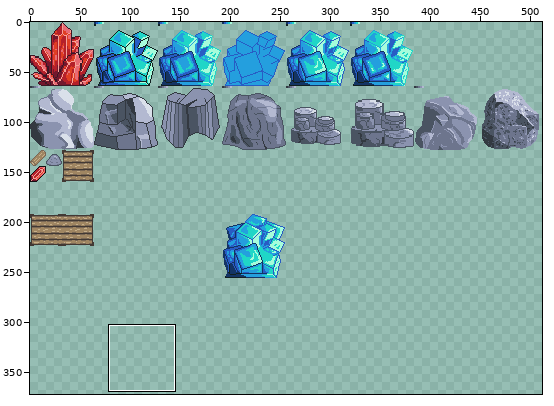
A pixel-art file gets an edit: DrawingBoard.aseprite. The picture above shows the old version from afar; the outline marks the close-up.
Close-up. Before the edit:
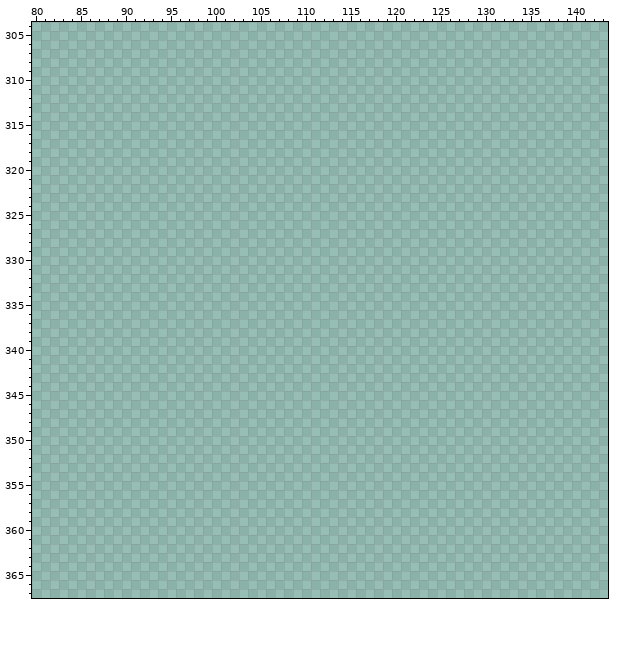
512x512 pixels, 1 frame. Shown: x 80..143, y 304..367. The wide view leaves out empty margins. The commit also changed other parts of the picture, which this record leaves out.
After the commit:
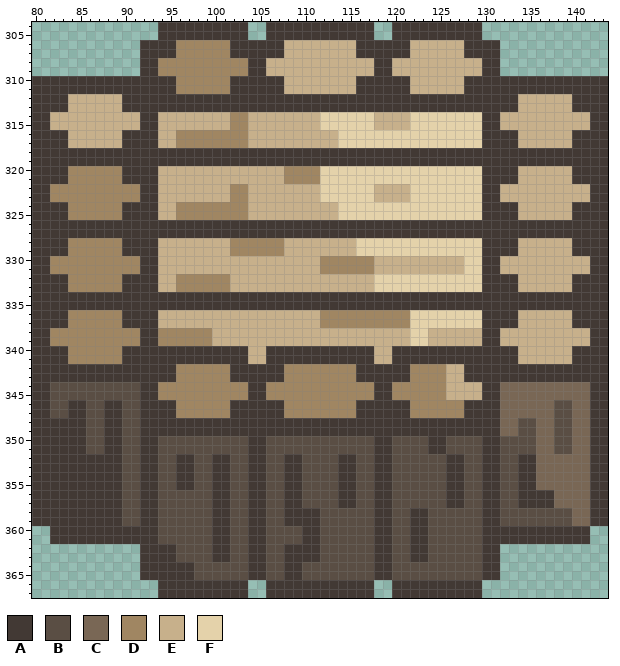
Palette (. is transparent): A #423934  B #5a4e44  C #796755  D #a08662  E #c7b08b  F #e4d2aa
What changed:
Changed rows in their new state; - is an unchanged pixel.
Layer "Layer 1":
first column x 80:
304 --------------AAAAAAAAAA--AAAAAAAAAAAA--AAAAAAAAAA--------------
305 --------------AAAAAAAAAA--AAAAAAAAAAAA--AAAAAAAAAA--------------
306 ------------AAAADDDDDDAAAAAAEEEEEEEEAAAAAAEEEEEEAAAA------------
307 ------------AAAADDDDDDAAAAAAEEEEEEEEAAAAAAEEEEEEAAAA------------
308 ------------AADDDDDDDDDDAAEEEEEEEEEEEEAAEEEEEEEEEEAA------------
309 ------------AADDDDDDDDDDAAEEEEEEEEEEEEAAEEEEEEEEEEAA------------
310 AAAAAAAAAAAAAAAADDDDDDAAAAAAEEEEEEEEAAAAAAEEEEEEAAAAAAAAAAAAAAAA
311 AAAAAAAAAAAAAAAADDDDDDAAAAAAEEEEEEEEAAAAAAEEEEEEAAAAAAAAAAAAAAAA
312 AAAAEEEEEEAAAAAAAAAAAAAAAAAAAAAAAAAAAAAAAAAAAAAAAAAAAAEEEEEEAAAA
313 AAAAEEEEEEAAAAAAAAAAAAAAAAAAAAAAAAAAAAAAAAAAAAAAAAAAAAEEEEEEAAAA
314 AAEEEEEEEEEEAAEEEEEEEEDDEEEEEEEEFFFFFFEEEEFFFFFFFFAAEEEEEEEEEEAA
315 AAEEEEEEEEEEAAEEEEEEEEDDEEEEEEEEFFFFFFEEEEFFFFFFFFAAEEEEEEEEEEAA
316 AAAAEEEEEEAAAAEEDDDDDDDDEEEEEEEEEEFFFFFFFFFFFFFFFFAAAAEEEEEEAAAA
317 AAAAEEEEEEAAAAEEDDDDDDDDEEEEEEEEEEFFFFFFFFFFFFFFFFAAAAEEEEEEAAAA
318 AAAAAAAAAAAAAAAAAAAAAAAAAAAAAAAAAAAAAAAAAAAAAAAAAAAAAAAAAAAAAAAA
319 AAAAAAAAAAAAAAAAAAAAAAAAAAAAAAAAAAAAAAAAAAAAAAAAAAAAAAAAAAAAAAAA
320 AAAADDDDDDAAAAEEEEEEEEEEEEEEDDDDFFFFFFFFFFFFFFFFFFAAAAEEEEEEAAAA
321 AAAADDDDDDAAAAEEEEEEEEEEEEEEDDDDFFFFFFFFFFFFFFFFFFAAAAEEEEEEAAAA
322 AADDDDDDDDDDAAEEEEEEEEDDEEEEEEEEFFFFFFEEEEFFFFFFFFAAEEEEEEEEEEAA
323 AADDDDDDDDDDAAEEEEEEEEDDEEEEEEEEFFFFFFEEEEFFFFFFFFAAEEEEEEEEEEAA
324 AAAADDDDDDAAAAEEDDDDDDDDEEEEEEEEEEFFFFFFFFFFFFFFFFAAAAEEEEEEAAAA
325 AAAADDDDDDAAAAEEDDDDDDDDEEEEEEEEEEFFFFFFFFFFFFFFFFAAAAEEEEEEAAAA
326 AAAAAAAAAAAAAAAAAAAAAAAAAAAAAAAAAAAAAAAAAAAAAAAAAAAAAAAAAAAAAAAA
327 AAAAAAAAAAAAAAAAAAAAAAAAAAAAAAAAAAAAAAAAAAAAAAAAAAAAAAAAAAAAAAAA
328 AAAADDDDDDAAAAEEEEEEEEDDDDDDEEEEEEEEFFFFFFFFFFFFFFAAAAEEEEEEAAAA
329 AAAADDDDDDAAAAEEEEEEEEDDDDDDEEEEEEEEFFFFFFFFFFFFFFAAAAEEEEEEAAAA
330 AADDDDDDDDDDAAEEEEEEEEEEEEEEEEEEDDDDDDEEEEEEEEEEFFAAEEEEEEEEEEAA
331 AADDDDDDDDDDAAEEEEEEEEEEEEEEEEEEDDDDDDEEEEEEEEEEFFAAEEEEEEEEEEAA
332 AAAADDDDDDAAAAEEDDDDDDEEEEEEEEEEEEEEEEFFFFFFFFFFFFAAAAEEEEEEAAAA
333 AAAADDDDDDAAAAEEDDDDDDEEEEEEEEEEEEEEEEFFFFFFFFFFFFAAAAEEEEEEAAAA
334 AAAAAAAAAAAAAAAAAAAAAAAAAAAAAAAAAAAAAAAAAAAAAAAAAAAAAAAAAAAAAAAA
335 AAAAAAAAAAAAAAAAAAAAAAAAAAAAAAAAAAAAAAAAAAAAAAAAAAAAAAAAAAAAAAAA
336 AAAADDDDDDAAAAEEEEEEEEEEEEEEEEEEDDDDDDDDDDFFFFFFFFAAAAEEEEEEAAAA
337 AAAADDDDDDAAAAEEEEEEEEEEEEEEEEEEDDDDDDDDDDFFFFFFFFAAAAEEEEEEAAAA
338 AADDDDDDDDDDAADDDDDDEEEEEEEEEEEEEEEEEEEEEEFFEEEEEEAAEEEEEEEEEEAA
339 AADDDDDDDDDDAADDDDDDEEEEEEEEEEEEEEEEEEEEEEFFEEEEEEAAEEEEEEEEEEAA
340 AAAADDDDDDAAAAAAAAAAAAAAEEAAAAAAAAAAAAEEAAAAAAAAAAAAAAEEEEEEAAAA
341 AAAADDDDDDAAAAAAAAAAAAAAEEAAAAAAAAAAAAEEAAAAAAAAAAAAAAEEEEEEAAAA
342 AAAAAAAAAAAAAAAADDDDDDAAAAAADDDDDDDDAAAAAADDDDEEAAAAAAAAAAAAAAAA
343 AAAAAAAAAAAAAAAADDDDDDAAAAAADDDDDDDDAAAAAADDDDEEAAAAAAAAAAAAAAAA
344 AABBBBBBBBBBAADDDDDDDDDDAADDDDDDDDDDDDAADDDDDDEEEEAACCCCCCCCCCAA
345 AABBBBBBBBBBAADDDDDDDDDDAADDDDDDDDDDDDAADDDDDDEEEEAACCCCCCCCCCAA
346 AABBAABBAABBAAAADDDDDDAAAAAADDDDDDDDAAAAAADDDDDDAAAACCCCCCBBCCAA
347 AABBAABBAABBAAAADDDDDDAAAAAADDDDDDDDAAAAAADDDDDDAAAACCCCCCBBCCAA
348 AAAAAABBAABBAAAAAAAAAAAAAAAAAAAAAAAAAAAAAAAAAAAAAAAACCBBCCBBCCAA
349 AAAAAABBAABBAAAAAAAAAAAAAAAAAAAAAAAAAAAAAAAAAAAAAAAACCBBCCBBCCAA
350 AAAAAABBAABBAABBBBBBBBBBAABBBBBBBBBBBBAABBBBAABBBBAABBBBCCBBCCAA
351 AAAAAABBAABBAABBBBBBBBBBAABBBBBBBBBBBBAABBBBAABBBBAABBBBCCBBCCAA
352 AAAAAAAAAABBAABBAABBAABBAABBAABBBBAABBAABBBBBBAABBAABBAACCCCCCAA
353 AAAAAAAAAABBAABBAABBAABBAABBAABBBBAABBAABBBBBBAABBAABBAACCCCCCAA
354 AAAAAAAAAABBAABBAABBAABBAABBAABBBBAABBAABBBBBBAABBAABBAACCCCCCAA
355 AAAAAAAAAABBAABBAABBAABBAABBAABBBBAABBAABBBBBBAABBAABBAACCCCCCAA
356 AAAAAAAAAABBAABBBBBBAABBAABBAABBBBAABBAABBBBBBAABBAABBAAAACCCCAA
357 AAAAAAAAAABBAABBBBBBAABBAABBAABBBBAABBAABBBBBBAABBAABBAAAACCCCAA
358 AAAAAAAAAABBAABBBBBBAABBAABBAAAABBBBBBAABBAABBBBBBAABBBBBBBBCCAA
359 AAAAAAAAAABBAABBBBBBAABBAABBAAAABBBBBBAABBAABBBBBBAABBBBBBBBCCAA
360 --AAAAAAAAAAAABBBBBBAABBAABBBBAABBBBBBAABBAABBBBBBAAAAAAAAAAAA--
361 --AAAAAAAAAAAABBBBBBAABBAABBBBAABBBBBBAABBAABBBBBBAAAAAAAAAAAA--
362 ------------AAAABBBBAABBAABBAAAABBBBBBAABBAABBBBBBAA------------
363 ------------AAAABBBBAABBAABBAAAABBBBBBAABBAABBBBBBAA------------
364 ------------AAAAAABBBBBBAABBAABBBBBBBBAABBBBBBBBBBAA------------
365 ------------AAAAAABBBBBBAABBAABBBBBBBBAABBBBBBBBBBAA------------
366 --------------AAAAAAAAAA--AAAAAAAAAAAA--AAAAAAAAAA--------------
367 --------------AAAAAAAAAA--AAAAAAAAAAAA--AAAAAAAAAA--------------
Where, in picture pixels (left, top, right, bottom), the same in both close-ups:
added: (32, 22, 608, 598)
